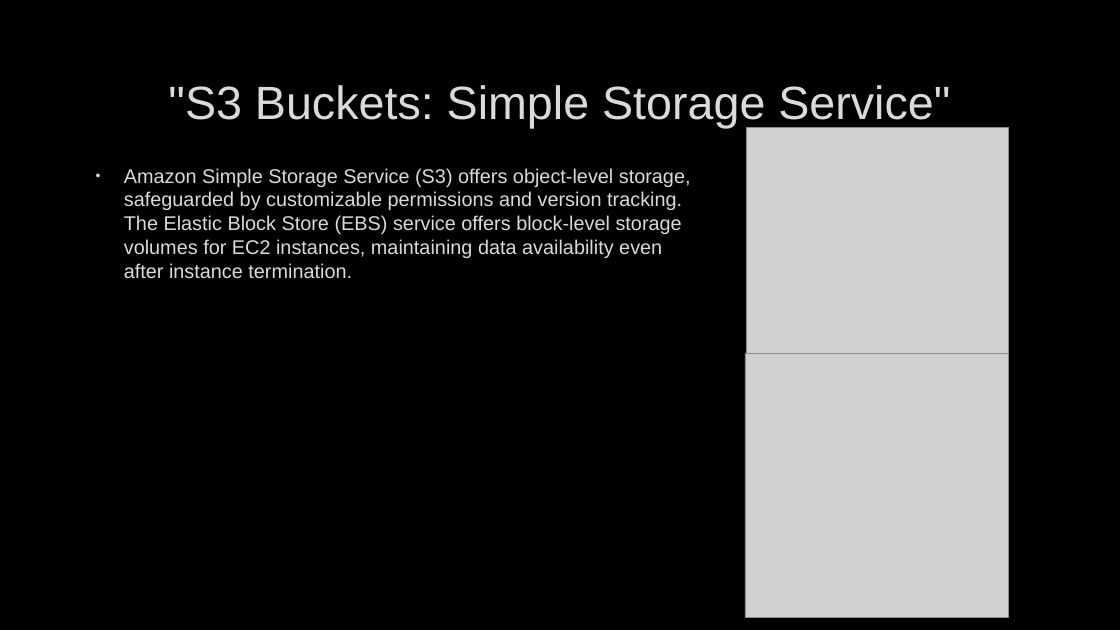
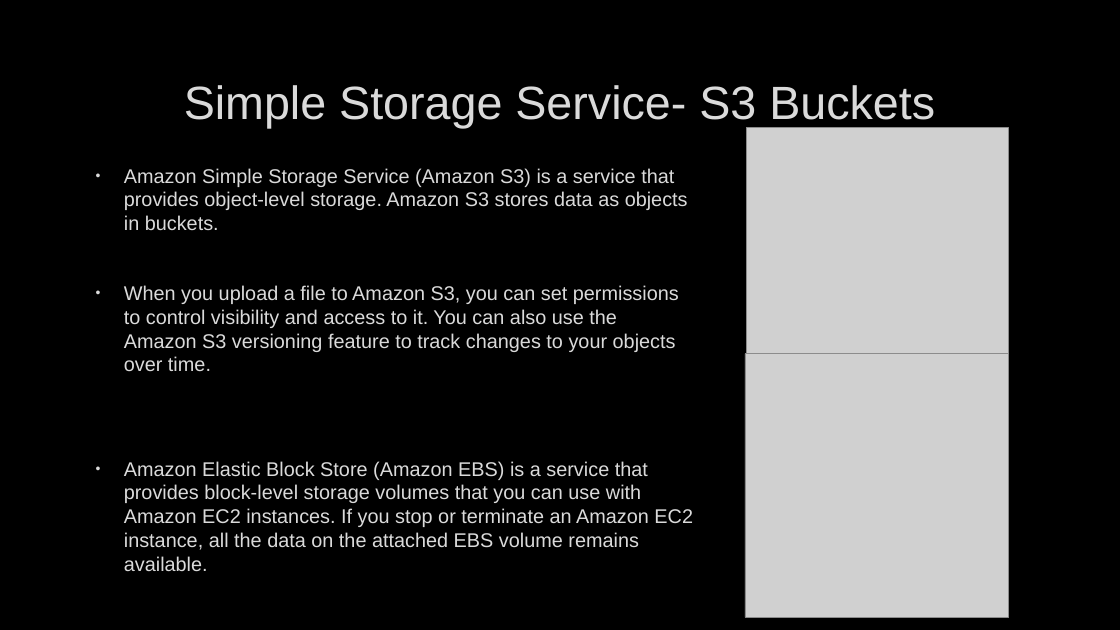
Before and after one commit to deveshbatra/genai_group1, a slide deck: slide 9 of GPTA4_tech.pptx. Drawn at 1120x630 pixels with LibreOffice and Linux fonts; fonts in the diff are those of the drawing; grey boxes stand for pictures; background and template pictures are left out. Boxes give left, top, right and bottom in pixels: in the first picture for what was removed or moved away, otherwise in the second. Text is boxed around its words. In the diff, an @@ line names an element or a change of style, - is before the commit and + after.

```diff
--- a/GPTA4_tech.pptx
+++ b/GPTA4_tech.pptx
@@ title at [184,85,935,128]: text changed @@
-"S3 Buckets: Simple Storage Service"
+Simple Storage Service- S3 Buckets
@@ text at [124,168,693,571]: text changed @@
-• Amazon Simple Storage Service (S3) offers object-level storage, safeguarded by customizable permissions and version tracking. The Elastic Block Store (EBS) service offers block-level storage volumes for EC2 instances, maintaining data availability even after instance termination.
+• Amazon Simple Storage Service (Amazon S3) is a service that provides object-level storage. Amazon S3 stores data as objects in buckets.
+• When you upload a file to Amazon S3, you can set permissions to control visibility and access to it. You can also use the Amazon S3 versioning feature to track changes to your objects over time.
+• Amazon Elastic Block Store (Amazon EBS) is a service that provides block-level storage volumes that you can use with Amazon EC2 instances. If you stop or terminate an Amazon EC2 instance, all the data on the attached EBS volume remains available.
```
Also in this commit, not shown: 13 other slides changed, 2 other files.
